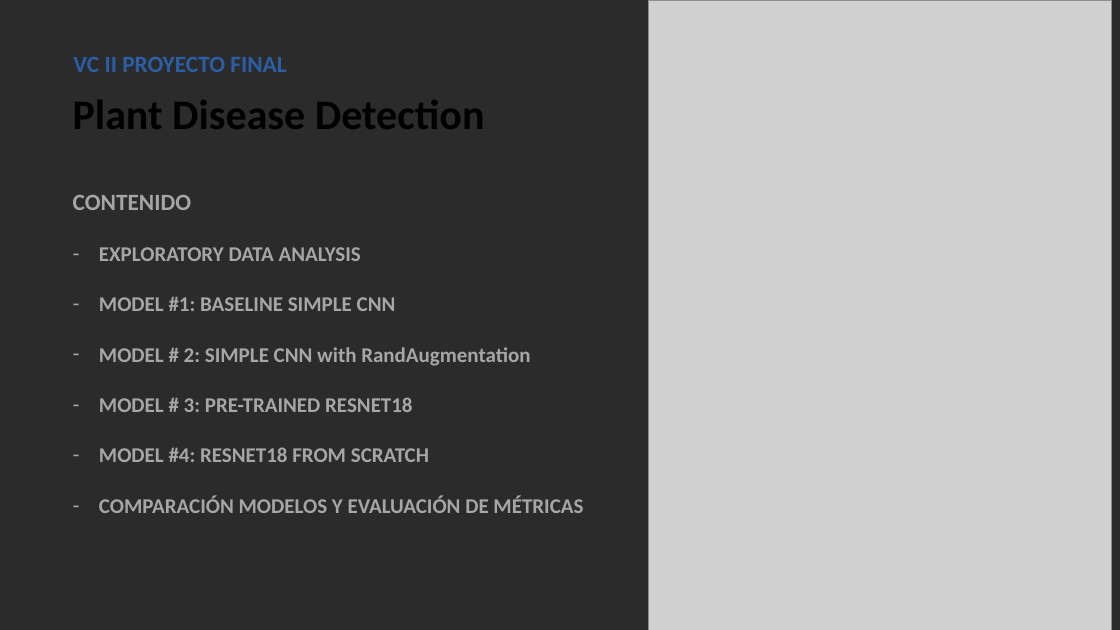
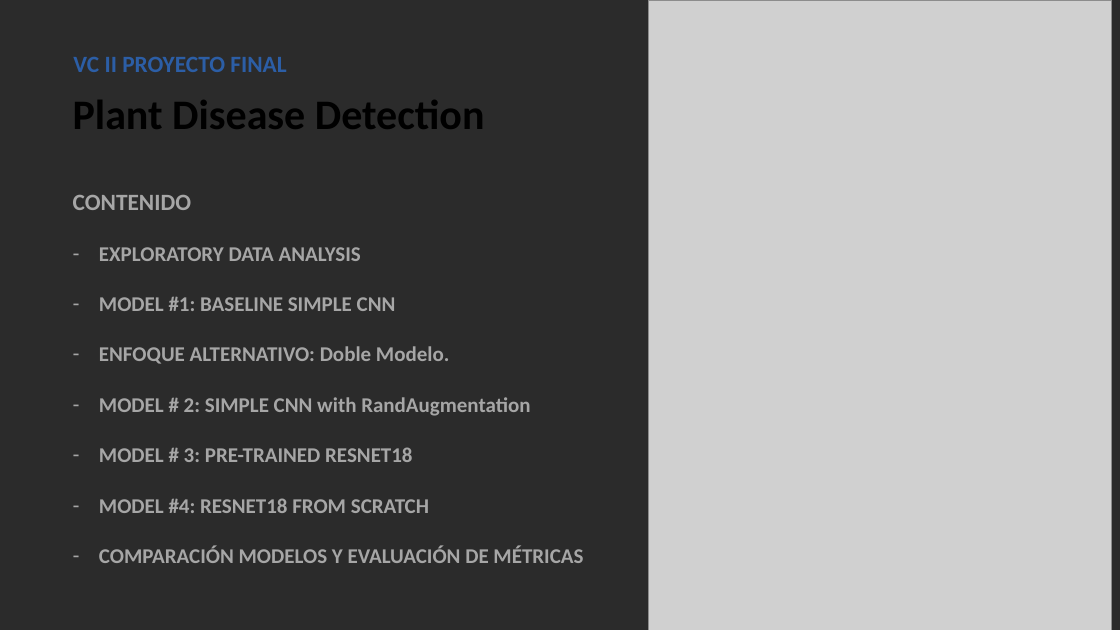
Before and after one commit to bdesia/vc2_tpfinal, a slide deck: slide 3 of Plant Disease Classification_V1.pptx. Drawn at 1120x630 pixels with LibreOffice and Linux fonts; fonts in the diff are those of the drawing; grey boxes stand for pictures; background and template pictures are left out; a plain dark background stands for a picture behind light text. Boxes give left, top, right and bottom in pixels: in the first picture for what was removed or moved away, otherwise in the second. Text is boxed around its words. In the diff, an @@ line names an element or a change of style, - is before the commit and + after.

```diff
--- a/Plant Disease Classification_V1.pptx
+++ b/Plant Disease Classification_V1.pptx
@@ text at (99,346,449,364): paragraph added @@
+– ENFOQUE ALTERNATIVO: Doble Modelo.
```
Also in this commit, not shown: 2 other slides changed, 3 slides added.
